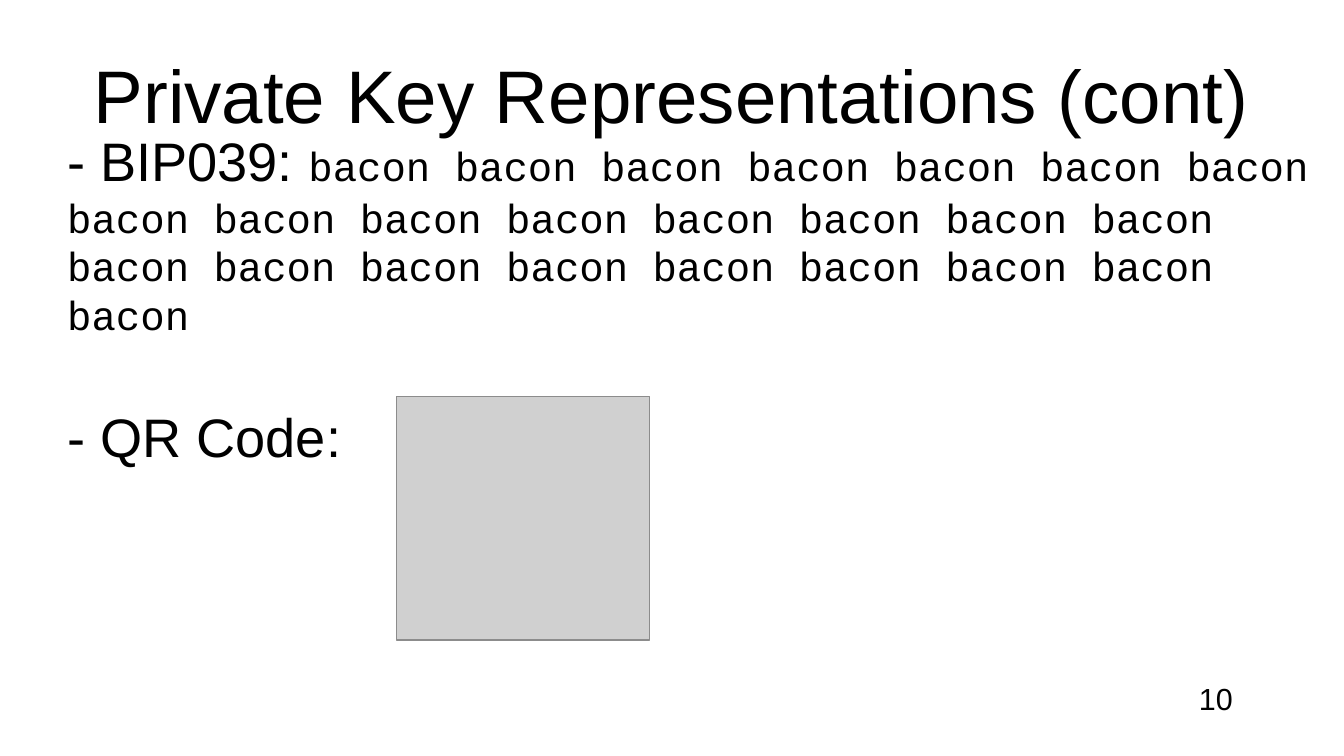
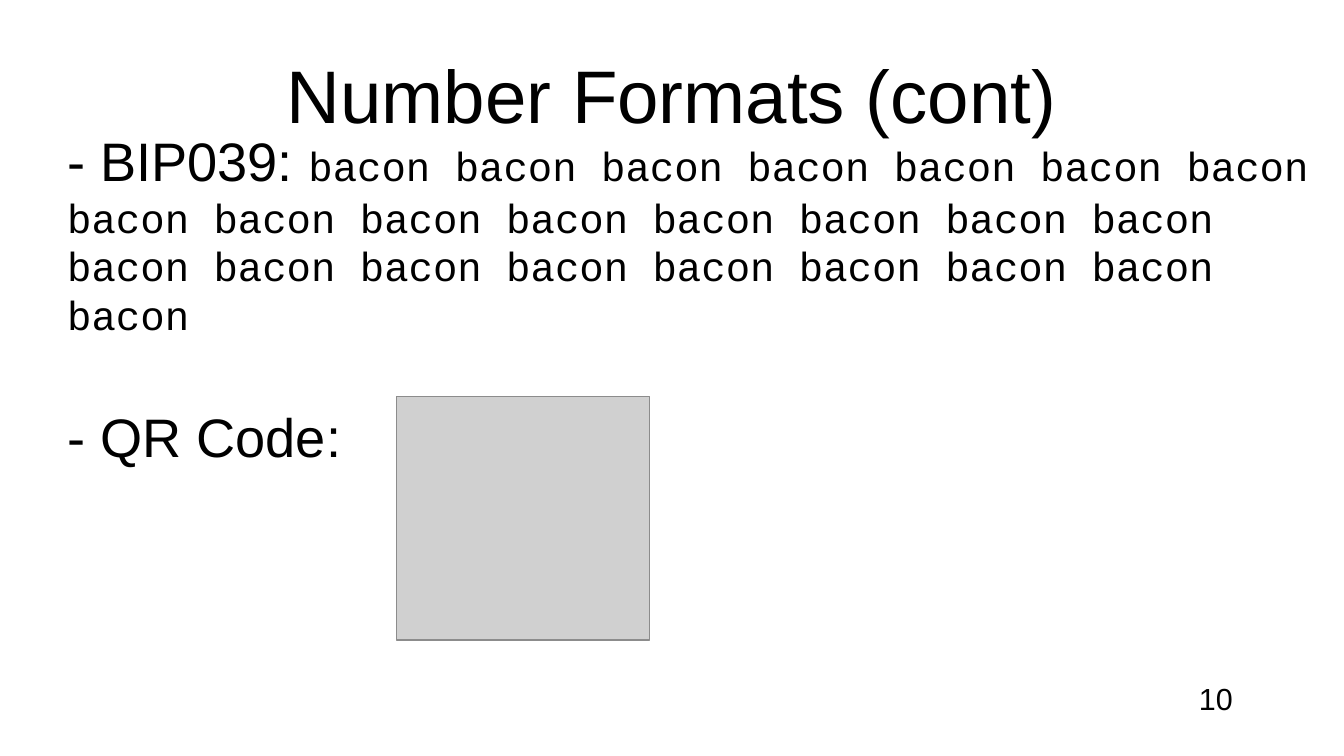
Before and after one commit to RaskaRuby/createSeedWords, a slide deck: slide 10 of slideShow.odp. Drawn at 1344x756 pixels with LibreOffice and Linux fonts; fonts in the diff are those of the drawing; grey boxes stand for pictures. Boxes give left, top, right and bottom in pixels: in the first picture for what was removed or moved away, otherwise in the second. Text is boxed around its words. In the diff, an @@ line names an element or a change of style, - is before the commit and + after.

```diff
--- a/slideShow.odp
+++ b/slideShow.odp
@@ title at [287,69,1056,137]: text changed @@
-Private Key Representations (cont)
+Number Formats (cont)
```
Also in this commit, not shown: 8 other slides changed, 1 other file.
